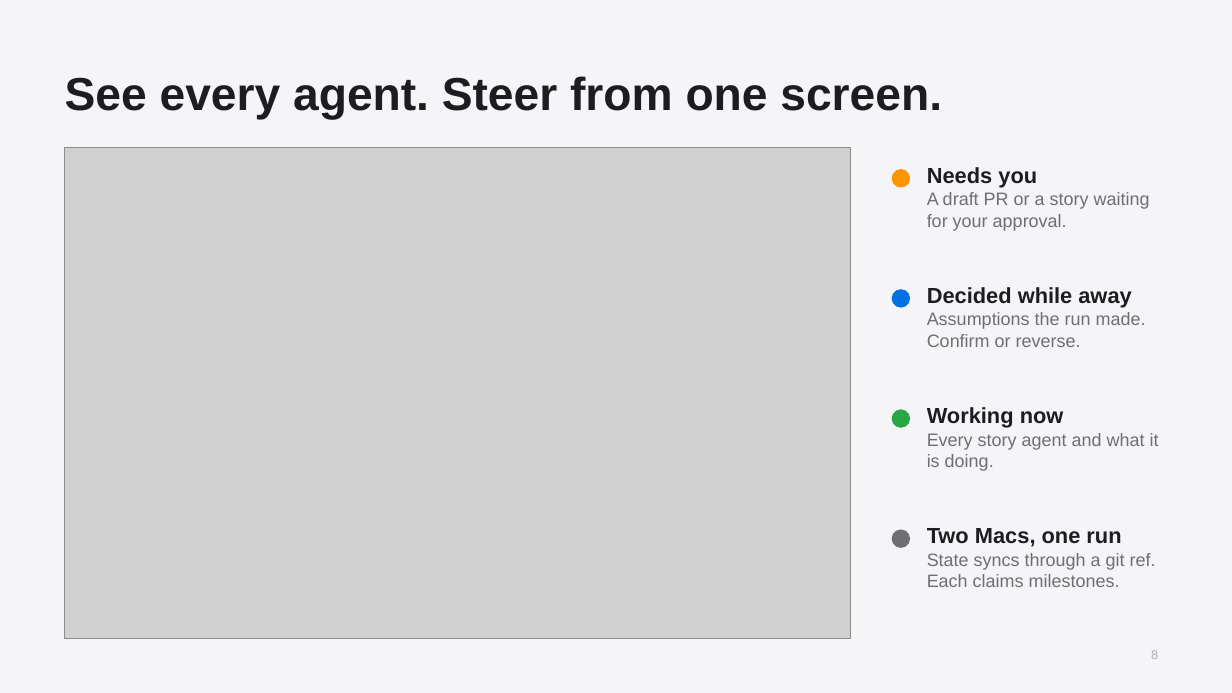
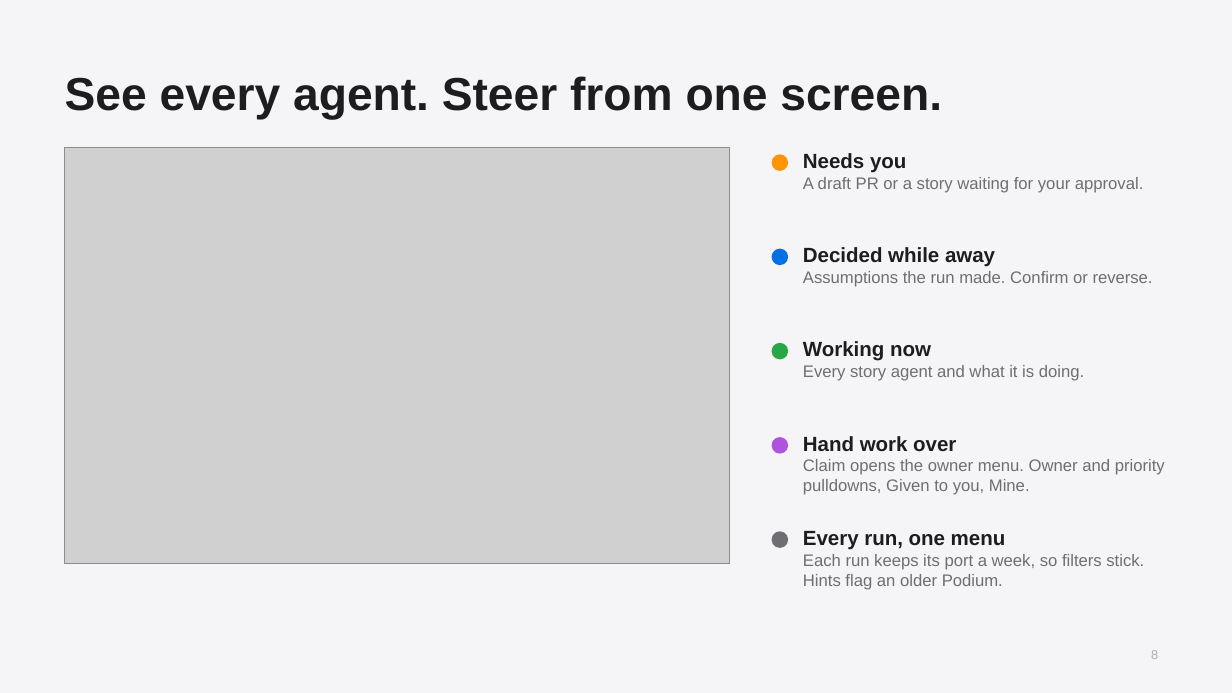
Before and after one commit to warriv93/podium-dashboard, a slide deck: slide 8 of docs/podium-deck.pptx. Drawn at 1232x693 pixels with LibreOffice and Linux fonts; fonts in the diff are those of the drawing; grey boxes stand for pictures. Boxes give left, top, right and bottom in pixels: in the first picture for what was removed or moved away, otherwise in the second. Text is boxed around its words. In the diff, an @@ line names an element or a change of style, - is before the commit and + after.

```diff
--- a/docs/podium-deck.pptx
+++ b/docs/podium-deck.pptx
@@ picture resized from (x1=65, y1=148, x2=850, y2=639) to (x1=65, y1=148, x2=730, y2=564) @@
@@ text "Needs you" moved from (x1=927, y1=167, x2=1150, y2=231) to (x1=803, y1=153, x2=1143, y2=193) @@
@@ text "Needs you" at (x1=803, y1=153, x2=1143, y2=193): size 17 to 16 pt in "Needs you"; size 14 to 13 pt in "A draft PR or a story waiting ..." @@
@@ ellipse moved from (x1=892, y1=169, x2=910, y2=188) to (x1=772, y1=154, x2=788, y2=171) @@
@@ ellipse moved from (x1=892, y1=289, x2=910, y2=308) to (x1=772, y1=249, x2=788, y2=265) @@
@@ text "Decided while away" moved from (x1=927, y1=287, x2=1146, y2=347) to (x1=803, y1=247, x2=1153, y2=287) @@
@@ text "Decided while away" at (x1=803, y1=247, x2=1153, y2=287): size 17 to 16 pt in "Decided while away"; size 14 to 13 pt in "Assumptions the run made. Confirm or reverse." @@
@@ ellipse moved from (x1=892, y1=409, x2=910, y2=428) to (x1=772, y1=343, x2=788, y2=360) @@
@@ text "Working now" moved from (x1=927, y1=407, x2=1159, y2=471) to (x1=803, y1=341, x2=1084, y2=381) @@
@@ text "Working now" at (x1=803, y1=341, x2=1084, y2=381): size 17 to 16 pt in "Working now"; size 14 to 13 pt in "Every story agent and what it is ..." @@
@@ ellipse added at (x1=772, y1=437, x2=788, y2=454), fill #AF52DE @@
@@ text added at (x1=803, y1=436, x2=1165, y2=495), 13 pt, text #6E6E73 @@
+Hand work over
+Claim opens the owner menu. Owner and priority pulldowns, Given to you, Mine.
@@ ellipse moved from (x1=892, y1=530, x2=910, y2=548) to (x1=772, y1=531, x2=788, y2=548) @@
@@ text added at (x1=803, y1=531, x2=1144, y2=590), 13 pt, text #6E6E73 @@
+Every run, one menu
+Each run keeps its port a week, so filters stick. Hints flag an older Podium.
@@ text removed at (x1=927, y1=528, x2=1156, y2=587) @@
-Two Macs, one run
-State syncs through a git ref. Each claims milestones.
```
Also in this commit, not shown: 5 other slides changed, 2 slides added, 3 other files.
